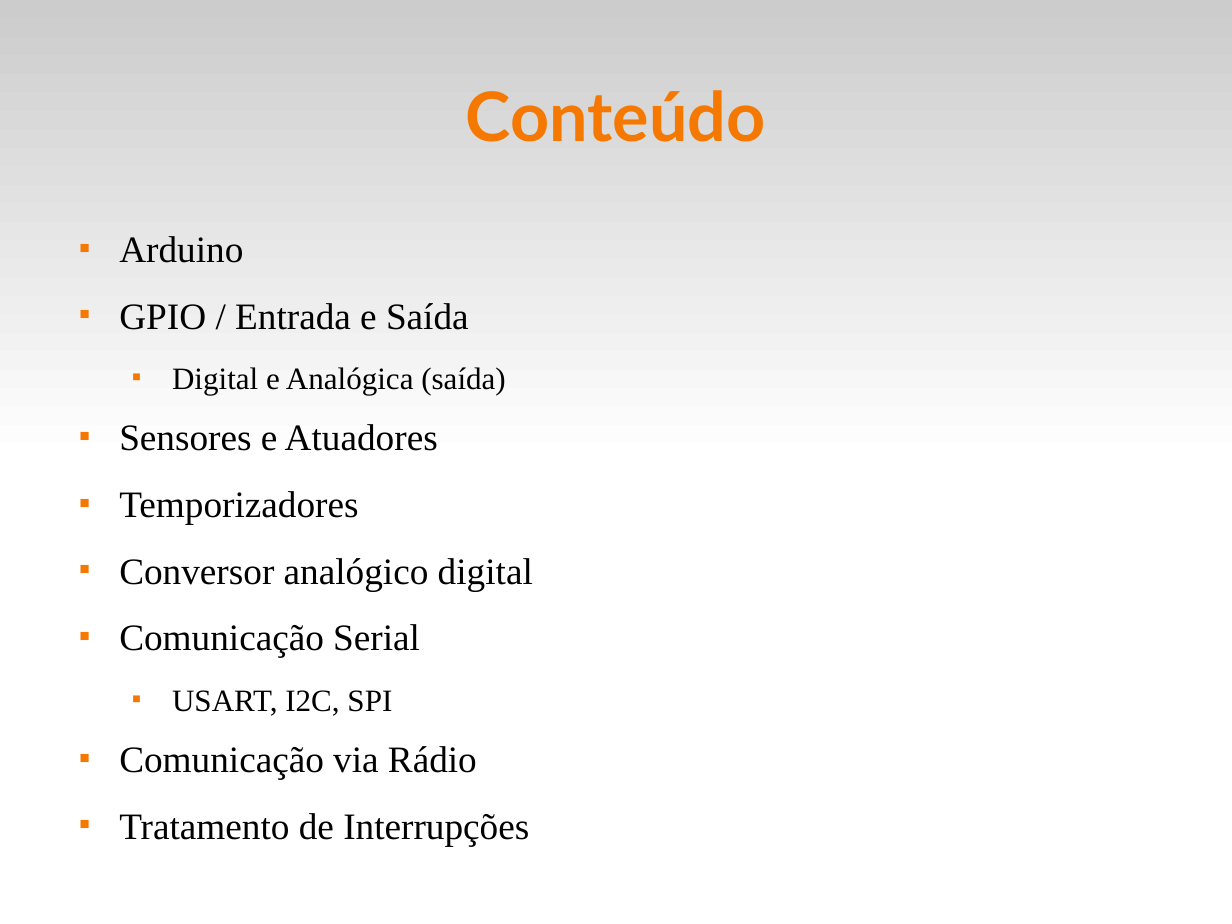
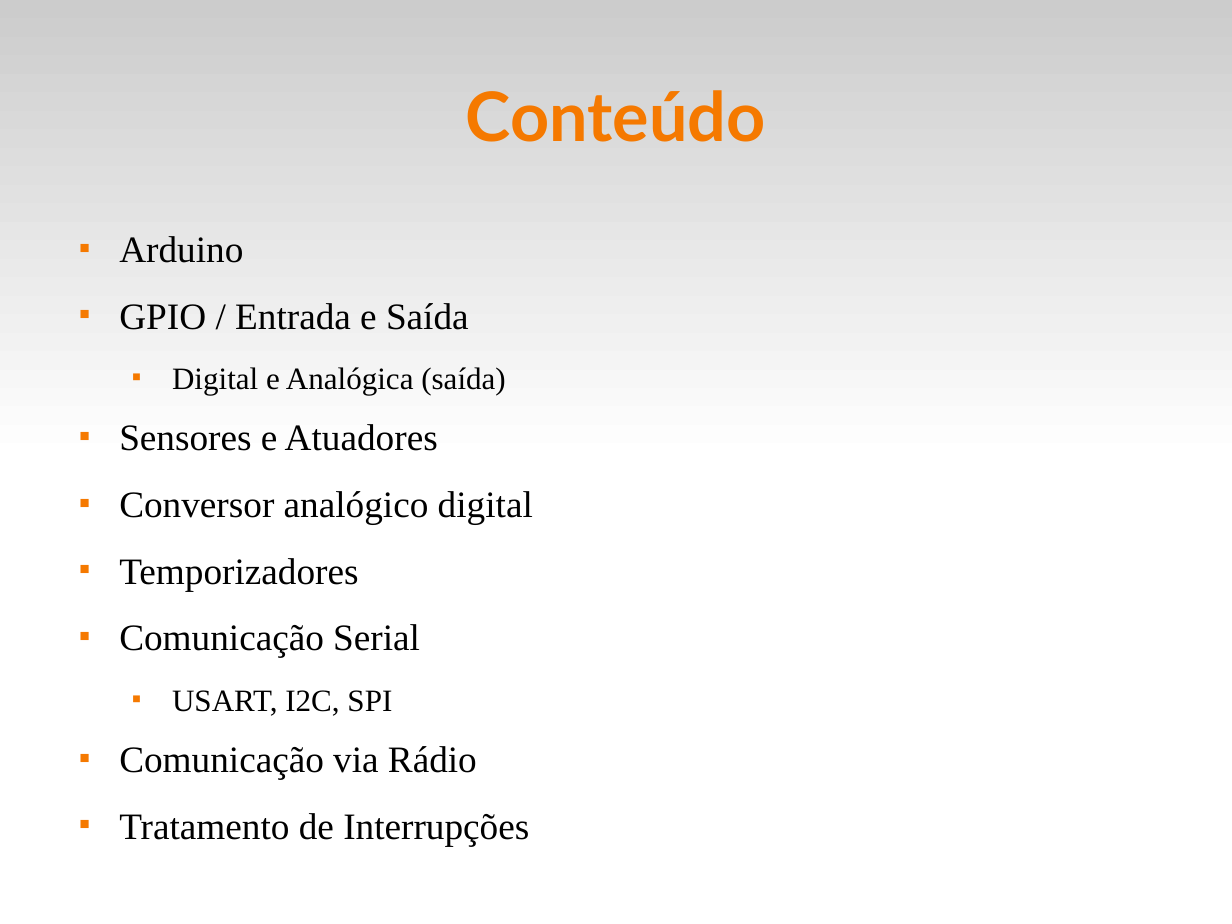
Before and after one commit to fsantanna-uerj/SE, a slide deck: slide 3 of Slides/se-00-intro.odp. Drawn at 1232x924 pixels with LibreOffice and Linux fonts; fonts in the diff are those of the drawing. Boxes give left, top, right and bottom in pixels: in the first picture for what was removed or moved away, otherwise in the second. Text is boxed around its words. In the diff, an @@ line names an element or a change of style, - is before the commit and + after.

```diff
--- a/Slides/se-00-intro.odp
+++ b/Slides/se-00-intro.odp
@@ text at [119,491,533,524]: paragraph added @@
+■ Conversor analógico digital
@@ text at [119,558,533,591]: paragraph removed @@
-■ Conversor analógico digital
```
Also in this commit, not shown: 5 other slides changed, 2 slides added, 3 other files.
